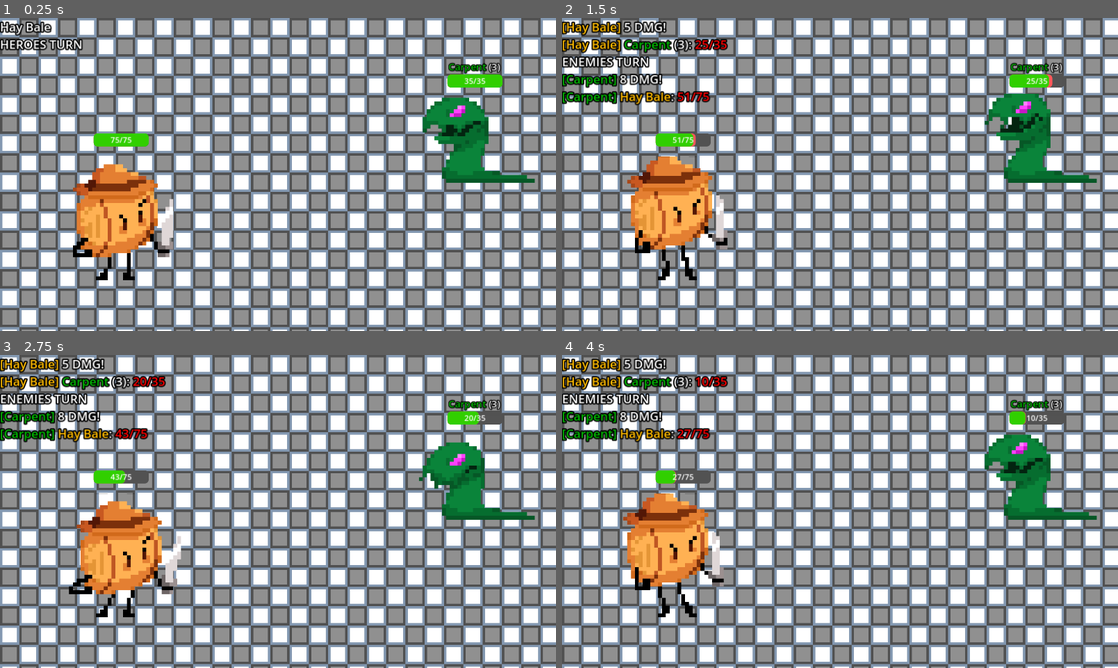
Above: before the commit, frames 1-4 (two rows, left to right).
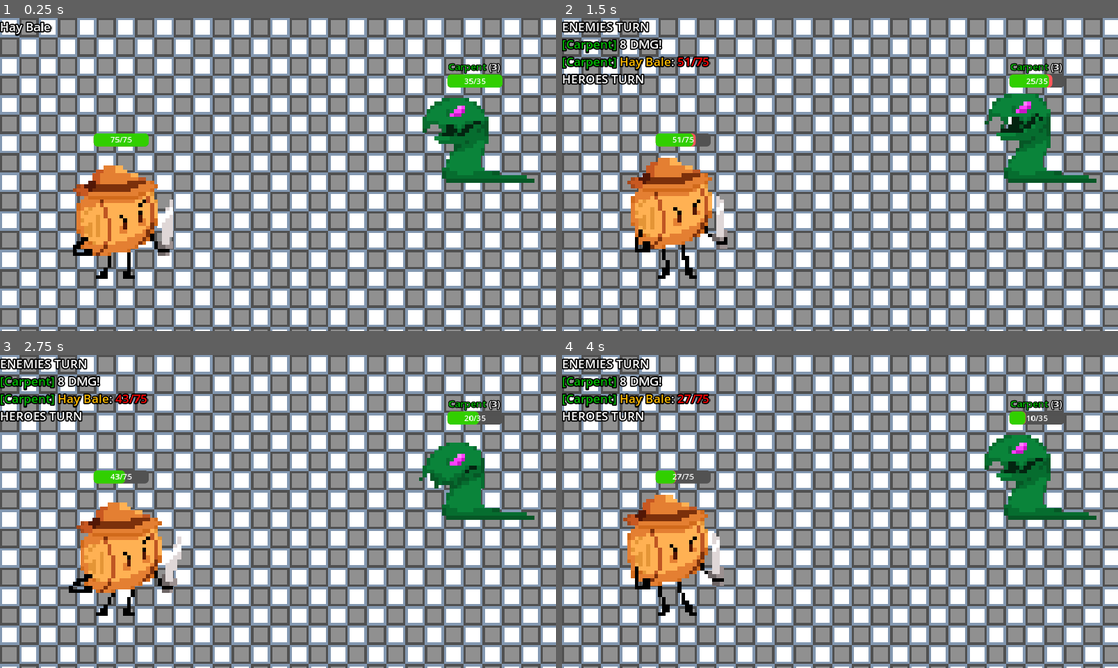
Above: after the commit, the same moments.

Repository: Neoloxal/CAMPQUESTGameYay
Game: Godot game, scene res://Scenes/main.tscn
Two runs of this game, one before a commit and one after it. Both use one fixed random seed, a clock stepped at 60 frames per second and the inputs below.
Inputs:
- Up to frame 1 (0.25 s): no input
- Up to frame 2 (1.5 s): tap Space (Use) at 0.6, 1.35 s
- Up to frame 3 (2.75 s): tap Space (Use) at 2.1 s
- Up to frame 4 (4 s): tap Enter at 2.75 s; tap Space (Use) at 2.85, 3.6 s

The runs differ from the first frame. In frame 1, 7.1% of the frame differs, in the area x 0-100%, y 0-100%; in frame 2, 10%; in frame 3, 10%; in frame 4, 10%.

Commit message:
better move handler
now the moves are handled in moves.gd! sorry i had to get rid of the classes

Diff:
--- a/Scenes/character.tscn
+++ b/Scenes/character.tscn
@@ -1,6 +1,6 @@
 [gd_scene load_steps=32 format=3 uid="uid://cx40f8ch8fxc6"]
 
-[ext_resource type="Script" path="res://Scripts/enemy.gd" id="1_c7o1p"]
+[ext_resource type="Script" path="res://Scripts/character.gd" id="1_2l68p"]
 [ext_resource type="Texture2D" uid="uid://bcxbosnc4qsc8" path="res://texture/Characters/Ace/Idle/frame_0_delay-0.1s.png" id="1_w2bqy"]
 [ext_resource type="Texture2D" uid="uid://vchgvwm5j3p8" path="res://texture/Characters/Ace/Idle/frame_1_delay-0.1s.png" id="2_jq80m"]
 [ext_resource type="Texture2D" uid="uid://bo3bvysithmv2" path="res://texture/Characters/Ace/Idle/frame_2_delay-0.1s.png" id="3_ks48i"]
@@ -188,10 +188,11 @@
 corner_radius_bottom_left = 8
 
 [node name="Character" type="Node2D"]
-script = ExtResource("1_c7o1p")
+script = ExtResource("1_2l68p")
 
 [node name="Animator" type="AnimatedSprite2D" parent="."]
 unique_name_in_owner = true
+scale = Vector2(1.00152, 0.976624)
 sprite_frames = SubResource("SpriteFrames_vd224")
 animation = &"Hay BaleIdle"
 
--- a/Scenes/main.tscn
+++ b/Scenes/main.tscn
@@ -1,9 +1,8 @@
-[gd_scene load_steps=8 format=3 uid="uid://bfpagde5spc53"]
+[gd_scene load_steps=7 format=3 uid="uid://bfpagde5spc53"]
 
 [ext_resource type="PackedScene" uid="uid://cx40f8ch8fxc6" path="res://Scenes/character.tscn" id="1_gmnu1"]
 [ext_resource type="Script" path="res://Scripts/turnmanager.gd" id="1_xrpo4"]
 [ext_resource type="PackedScene" uid="uid://d13f2kth0avn7" path="res://Scenes/enemy.tscn" id="2_4np33"]
-[ext_resource type="Script" path="res://Scripts/character.gd" id="2_k3jyj"]
 [ext_resource type="JSON" uid="uid://54sb1md8x7qg" path="res://JSON/haybale.tres" id="4_fwdfi"]
 [ext_resource type="Texture2D" uid="uid://dctkbm0ajr5qe" path="res://texture/BG.png" id="4_v8ji5"]
 [ext_resource type="Script" path="res://Scripts/Chat.gd" id="5_ak64a"]
@@ -14,7 +13,6 @@
 
 [node name="Character" parent="." node_paths=PackedStringArray("Chat") groups=["Hero"] instance=ExtResource("1_gmnu1")]
 position = Vector2(255, 415)
-script = ExtResource("2_k3jyj")
 ResourceJSON = ExtResource("4_fwdfi")
 Chat = NodePath("../Chat Layer/Chat")
 Yoffset = -80
--- a/Scripts/character.gd
+++ b/Scripts/character.gd
@@ -24,50 +24,6 @@
 signal turnFinished
 signal UIFinished
 
-# Attack Utils
-func clamp_dmg(dmg:int,enemy):
-	if dmg > enemy.HP:
-		dmg = enemy.HP
-	return dmg
-
-func get_crit():
-	""" MAKE SURE ATTACK HAS
-		if isCrit:
-			dmg *= 2
-	"""
-	var isCrit = false
-	if Utils.rng.randi_range(0,100) <= CritChance:
-		isCrit = true
-	return isCrit
-
-func print_damage(enemy,damage:int,crit:bool):
-	# CRIT DMG MUST BE MULTIPLIED IN FUNC!!!!!!!
-	var text = "{DMG} DMG!
-[color={selfColor}][{selfName}][/color] [color={enemyColor}]{Name}[/color] ({Level}): [color=#FF0000]{HP}/{MaxHP}[/color] {Status}".format({
-	"selfColor":SelfColor,
-	"selfName":Name,
-	"DMG":damage,
-	"enemyColor":enemy.SelfColor, "Name":enemy.Name, "Level":enemy.Level, "HP":enemy.HP, "MaxHP":enemy.MaxHP, "Status":enemy.get_status()
-	})
-	if crit:
-		text = "[color=#FF0000]CRIT![/color] " + text
-	text = "[color={selfColor}][{selfName}][/color] ".format({"selfColor":SelfColor, "selfName":Name}) + text
-	Chat.say(text)
-
-# Attacks
-func basic_attack():
-	var Enemys = get_tree().get_nodes_in_group("Enemy")
-	for enemy in Enemys:
-		if not enemy.isDead:
-			var isCrit = get_crit()
-			var dmg = Strength - (enemy.Defense - 1)
-			if isCrit:
-				dmg *= 2
-			var realDMG = clamp_dmg(dmg,enemy)
-			enemy.HP -= realDMG
-			print_damage(enemy,dmg,isCrit)
-			return
-
 func _ready():
 	var ResourceJSONData = ResourceJSON.get_data()
 	Name = ResourceJSONData["general"]["name"]
@@ -91,7 +47,10 @@
 			pass
 		State.PLAYER_TURN:
 			if Input.is_action_just_pressed("Use"):
-				basic_attack()
+				var EnemyArray = get_tree().get_nodes_in_group("Enemy")
+				if EnemyArray.size() > 0:
+					var PickedEnemies = [EnemyArray[0]]
+					Moves.use_move(self, "Basic Attack", PickedEnemies, Strength, CritChance)
 				Utils.heroesTurn = false
 				emit_signal("turnFinished")
 	if HP != 0:
@@ -102,6 +61,20 @@
 		tween.tween_property(%RemoveHealth, "value", int(round((float(HP) / MaxHP) * 100)), .3).set_ease(Tween.EASE_IN_OUT)
 	%HealthDisplay.text = "{hp}/{maxhp}".format({"hp":HP,"maxhp":MaxHP})
 
+func print_damage(enemy,damage:int,crit:bool):
+	# CRIT DMG MUST BE MULTIPLIED IN FUNC!!!!!!!
+	var text = "{DMG} DMG!
+[color={selfColor}][{selfName}][/color] [color={enemyColor}]{Name}[/color] ({Level}): [color=#FF0000]{HP}/{MaxHP}[/color] {Status}".format({
+	"selfColor":SelfColor,
+	"selfName":Name,
+	"DMG":damage,
+	"enemyColor":enemy.SelfColor, "Name":enemy.Name, "Level":enemy.Level, "HP":enemy.HP, "MaxHP":enemy.MaxHP, "Status":enemy.get_status()
+	})
+	if crit:
+		text = "[color=#FF0000]CRIT![/color] " + text
+	text = "[color={selfColor}][{selfName}][/color] ".format({"selfColor":SelfColor, "selfName":Name}) + text
+	Chat.say(text)
+
 func playerturn():
 	Utils.heroesTurn = true
 	change_state(State.PLAYER_TURN)
--- a/Scripts/enemy.gd
+++ b/Scripts/enemy.gd
@@ -21,21 +21,30 @@
 
 signal turnFinished
 
-# Misc
-func Death():
-	isDead = true
-	var tween = get_tree().create_tween()
-	tween.tween_property(%Health, "value", int(round((float(HP) / MaxHP) * 100)), .1).set_ease(Tween.EASE_IN_OUT)
-	%HealthDisplay.text = "0/{MaxHP}".format(({"MaxHP":MaxHP}))
-	await tween.finished
-	tween = get_tree().create_tween()
-	tween.tween_property(%RemoveHealth, "value", int(round((float(HP) / MaxHP) * 100)), .1).set_ease(Tween.EASE_IN_OUT)
-	await  tween.finished
-	tween = get_tree().create_tween()
-	tween.tween_property(self, "scale", Vector2(-1,-1), 0.5).from_current().set_trans(Tween.TRANS_BOUNCE)
-	tween.play()
-	await  tween.finished
-	queue_free()
+func _ready():
+	%Animator.play("{Name}Idle".format({"Name":Name}))
+
+	MaxHP = MaxHP + ((Level-1) * HPPL)
+	HP = MaxHP
+	%Health.position.y += Yoffset
+	%RemoveHealth.position.y += Yoffset
+
+func _process(_delta):
+	if HP <= 0:
+		Death()
+
+	if HP != 0:
+		var tween = get_tree().create_tween()
+		tween.tween_property(%Health, "value", int(round((float(HP) / MaxHP) * 100)), .1).set_ease(Tween.EASE_IN_OUT)
+		await tween.finished
+		tween = get_tree().create_tween()
+		tween.tween_property(%RemoveHealth, "value", int(round((float(HP) / MaxHP) * 100)), .3).set_ease(Tween.EASE_IN_OUT)
+	%HealthDisplay.text = "{HP}/{MaxHP}".format({"HP":HP,"MaxHP":MaxHP})
+	%NameDisplay.text = "[color={selfColor}]{name}[/color] ({level})".format({
+		"selfColor":SelfColor,
+		"name":Name,
+		"level":Level
+		})
 
 func clamp_dmg(dmg:int,enemy):
 	if dmg > enemy.HP:
@@ -66,6 +75,21 @@
 	text = "[color={selfColor}][{selfName}][/color] ".format({"selfColor":SelfColor, "selfName":Name}) + text
 	Chat.say(text)
 
+func Death():
+	isDead = true
+	var tween = get_tree().create_tween()
+	tween.tween_property(%Health, "value", int(round((float(HP) / MaxHP) * 100)), .1).set_ease(Tween.EASE_IN_OUT)
+	%HealthDisplay.text = "0/{MaxHP}".format(({"MaxHP":MaxHP}))
+	await tween.finished
+	tween = get_tree().create_tween()
+	tween.tween_property(%RemoveHealth, "value", int(round((float(HP) / MaxHP) * 100)), .1).set_ease(Tween.EASE_IN_OUT)
+	await  tween.finished
+	tween = get_tree().create_tween()
+	tween.tween_property(self, "scale", Vector2(-1,-1), 0.5).from_current().set_trans(Tween.TRANS_BOUNCE)
+	tween.play()
+	await  tween.finished
+	queue_free()
+
 # Moves
 func bite():
 	var heroes = get_tree().get_nodes_in_group("Hero")
@@ -86,31 +110,6 @@
 			strStatus = strStatus + status
 	return strStatus
 
-func _ready():
-	%Animator.play("{Name}Idle".format({"Name":Name}))
-
-	MaxHP = MaxHP + ((Level-1) * HPPL)
-	HP = MaxHP
-	%Health.position.y += Yoffset
-	%RemoveHealth.position.y += Yoffset
-
-func _process(_delta):
-	if HP <= 0:
-		Death()
-
-	if HP != 0:
-		var tween = get_tree().create_tween()
-		tween.tween_property(%Health, "value", int(round((float(HP) / MaxHP) * 100)), .1).set_ease(Tween.EASE_IN_OUT)
-		await tween.finished
-		tween = get_tree().create_tween()
-		tween.tween_property(%RemoveHealth, "value", int(round((float(HP) / MaxHP) * 100)), .3).set_ease(Tween.EASE_IN_OUT)
-	%HealthDisplay.text = "{HP}/{MaxHP}".format({"HP":HP,"MaxHP":MaxHP})
-	%NameDisplay.text = "[color={selfColor}]{name}[/color] ({level})".format({
-		"selfColor":SelfColor,
-		"name":Name,
-		"level":Level
-		})
-
 func enemyturn():
 	call(Moves[Utils.rng.randi_range(0,Moves.size()-1)])
 	emit_signal("turnFinished")
--- a/Scripts/moves.gd
+++ b/Scripts/moves.gd
@@ -1,46 +1,58 @@
 extends Node
 
 # neo i have no goddamn idea what you were on about with this but i do NOT think this is how classes work
+var ATK
+var TARGETS
+var CritChance
+var isCrit
+var SelfColor
+var Name
+var Chat
 
-func use_move(used_move):
-	pass
+func use_move(caller, used_move:String, targets:Array, atk:float, critChance:float):
+	ATK = atk
+	TARGETS = targets
+	CritChance = critChance
+	SelfColor = caller.SelfColor
+	Name = caller.Name
+	Chat = caller.Chat
+	match used_move:
+		"Basic Attack":
+			use()
 
-class move:
-	func init_values(targets:Array, dmg:float, critChance:float) -> void:
-		var DMG = dmg
-		var TARGETS = targets
-		var CritChance = critChance
+func get_crit() -> bool:
+	isCrit = false
+	if Utils.rng.randi_range(0,100) <= self.CritChance:
+		isCrit = true
+	return isCrit
 
-	func get_crit() -> bool:
-		var isCrit = false
-		if Utils.rng.randi_range(0,100) <= self.CritChance:
-			isCrit = true
-		return isCrit
+func clamp_dmg(dmg:int,target) -> int:
+	if dmg > target.HP:
+		dmg = target.HP
+	return dmg
 
-	func clamp_dmg(dmg:int,target) -> int:
-		if dmg > target.HP:
-			dmg = target.HP
-		return dmg
+func use() -> int:
+	for target in TARGETS:
+		if not target.isDead:
+			get_crit()
+			if isCrit:
+				ATK *= 2
+			ATK -= (target.Defense - 1)
+			var DMG = clamp_dmg(ATK, target)
+			target.HP -= DMG
+			print_damage(target, DMG, isCrit)
+	return OK
 
-	func use() -> int:
-		for target in self.TARGETS:
-			target.HP -= self.DMG
-		return OK
-
-class basic_attack:
-	extends move
-
-	func __init__(target:Node, Strength:int, CritChance:float) -> void:
-		init_values([target], Strength, CritChance)
-
-		var TARGET = self.TARGETS
-
-	func _use():
-		if not self.TARGET.isDead:
-			var isCrit = get_crit()
-			self.DMG = self.DMG - (self.TARGET.Defense - 1)
-			if isCrit:
-				self.DMG *= 2
-			var realDMG = clamp_dmg(self.DMG,self.TARGET)
-			self.TARGET.HP -= realDMG
-			return OK
+func print_damage(enemy, damage:int, crit:bool):
+	# CRIT DMG MUST BE MULTIPLIED IN FUNC!!!!!!!
+	var text = "{DMG} DMG!
+[color={selfColor}][{selfName}][/color] [color={enemyColor}]{Name}[/color] ({Level}): [color=#FF0000]{HP}/{MaxHP}[/color] {Status}".format({
+		"selfColor":SelfColor,
+		"selfName":Name,
+		"DMG":damage,
+		"enemyColor":enemy.SelfColor, "Name":enemy.Name, "Level":enemy.Level, "HP":enemy.HP, "MaxHP":enemy.MaxHP, "Status":enemy.get_status()
+	})
+	if crit:
+		text = "[color=#FF0000]CRIT![/color] " + text
+	text = "[color={selfColor}][{selfName}][/color] ".format({"selfColor":SelfColor, "selfName":Name}) + text
+	Chat.say(text)
--- a/Scripts/turnmanager.gd
+++ b/Scripts/turnmanager.gd
@@ -3,8 +3,6 @@
 @export var Chat:RichTextLabel
 
 func _process(_delta):
-	if not Utils.heroesTurn:
-		Chat.say("HEROES TURN")
 	var heroes = get_tree().get_nodes_in_group("Hero")
 	for hero in heroes:
 		hero.playerturn()
@@ -17,3 +15,4 @@
 			enemy.enemyturn()
 			await enemy.turnFinished
 		Utils.heroesTurn = true
+		Chat.say("HEROES TURN")
--- a/project.godot
+++ b/project.godot
@@ -32,3 +32,7 @@
 "events": [Object(InputEventKey,"resource_local_to_scene":false,"resource_name":"","device":-1,"window_id":0,"alt_pressed":false,"shift_pressed":false,"ctrl_pressed":false,"meta_pressed":false,"pressed":false,"keycode":0,"physical_keycode":32,"key_label":0,"unicode":32,"echo":false,"script":null)
 ]
 }
+
+[rendering]
+
+textures/canvas_textures/default_texture_filter=0
